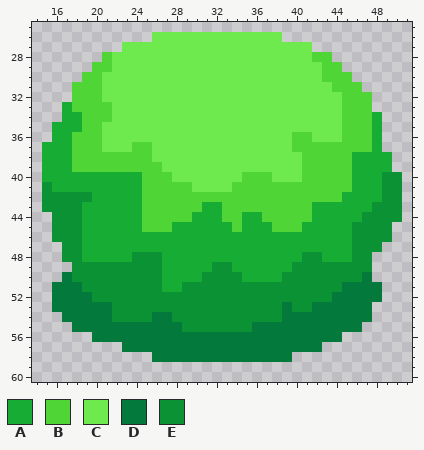
Two states of a pixel-art sprite, The War Levels/Assets/Sprites/Plains/Decoration/plains-sliced_67.png. The first picture shows the starting point.
The file is 64x64 pixels. Colours within 5 levels of each other are drawn and written as one. Shown: x 14..51, y 25..60.
Palette (. is transparent): A #17ac34  B #50d536  C #6eea4e  D #03793c  E #0b9234
After the commit:
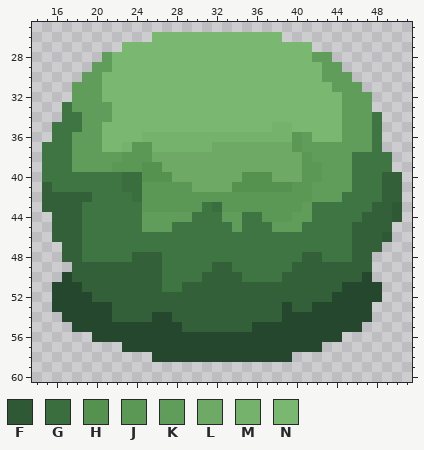
Colours new in this view: F #2e5934  G #3a6e3e  H #55914f  J #5b9755  K #609d5b  L #6eaa65  M #75b26c  N #7ab871
What changed:
Colour A changes from #17ac34 to #3f7443.
Colour D changes from #03793c to #24472e.
Colour E changes from #0b9234 to #335f39.
The author changed colour E to colour F in rows 43 to 44 at x 50; in row 46 at x 49.
The author changed colour A to colour G in rows 40 to 41 at x 23 to 24; in row 42 at x 24; in row 43 at x 32.
The author changed colour B to colour H in row 39 at x 25 to 26; in row 40 at x 25 to 27 and 35 to 37; in row 41 at x 34 to 39.
The author changed colour B to colour J in row 36 at x 40; in row 37 at x 24 to 25 and 40; in row 38 at x 23 to 25 and 41; in row 39 at x 22 to 24 and 41 to 42; in row 40 at x 41 to 42; in row 41 at x 25 to 29 and 40 to 41.
The author changed colour B to colour J in row 42 at x 25 to 41; in row 43 at x 25 to 30 and 33 to 40; in row 44 at x 37 to 39.
The author changed colour B to colour K in row 28 at x 21 and 42 to 43; in row 29 at x 20 to 21 and 43 to 44; in row 30 at x 19 to 20 and 43 to 45; in row 31 at x 18 to 20 and 44 to 46; in row 32 at x 18 to 20 and 45 to 47; in row 33 at x 18 to 21 and 45 to 47.
The author changed colour B to colour K in row 34 at x 19 to 21 and 45 to 47; in row 35 at x 19 to 20 and 45 to 47; in row 36 at x 18 to 20, 41 and 45 to 47; in row 37 at x 18 to 20 and 41 to 47; in row 38 at x 18 to 22 and 42 to 45; in row 39 at x 18 to 21 and 43 to 45.
The author changed colour B to colour K in row 40 at x 43 to 45; in row 41 at x 42 to 45; in row 42 at x 42 to 44; in row 43 at x 41; in row 44 at x 25 to 29, 33 to 34 and 40 to 41; in row 45 at x 25 to 27, 34 and 38 to 40.
The author changed colour C to colour L in row 37 at x 32 to 39; in row 38 at x 26 to 40; in row 39 at x 27 to 40; in row 40 at x 28 to 34 and 38 to 40; in row 41 at x 30 to 33.
The author changed colour C to colour M in row 35 at x 38 to 39; in row 36 at x 25 to 39; in row 37 at x 23 and 26 to 31.
The author changed colour C to colour N in row 26 at x 26 to 38; in row 27 at x 23 to 41; in row 28 at x 22 to 41; in row 29 at x 22 to 42; in row 30 at x 21 to 42; in row 31 at x 21 to 43.
The author changed colour C to colour N in row 32 at x 21 to 44; in rows 33 to 34 at x 22 to 44; in row 35 at x 21 to 37 and 40 to 44; in row 36 at x 21 to 24 and 42 to 44; in row 37 at x 21 to 22.
Boxes around the changes in both pictures, in picture pixels (x1, y1, x2, y2):
changed: (42, 32, 402, 362)
